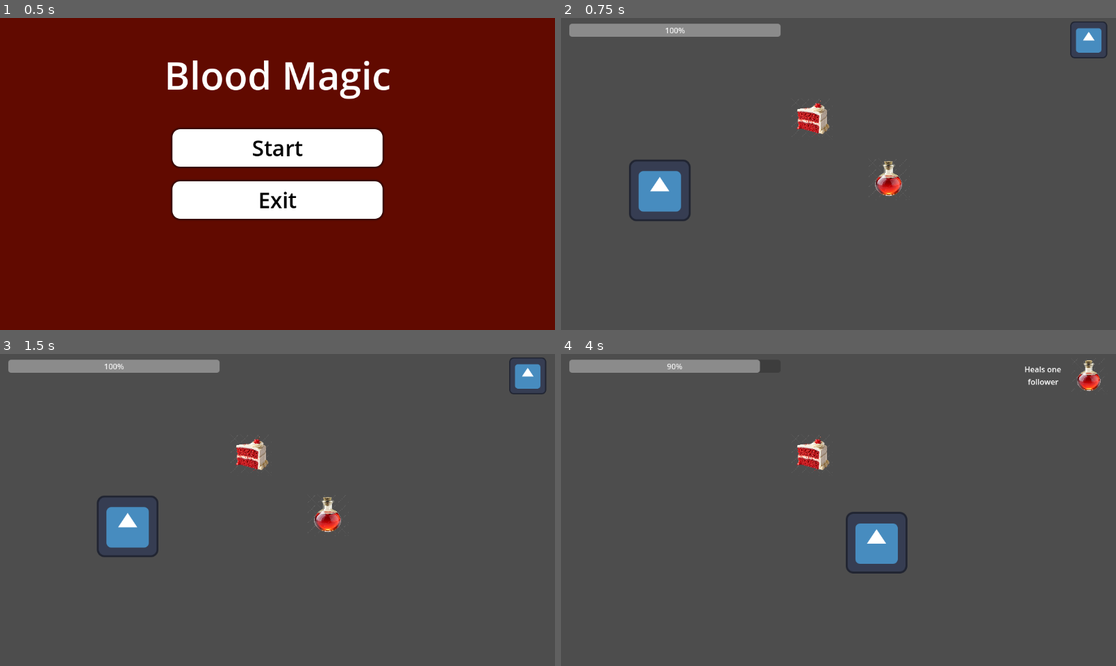
Above: before the commit, frames 1-4 (two rows, left to right).
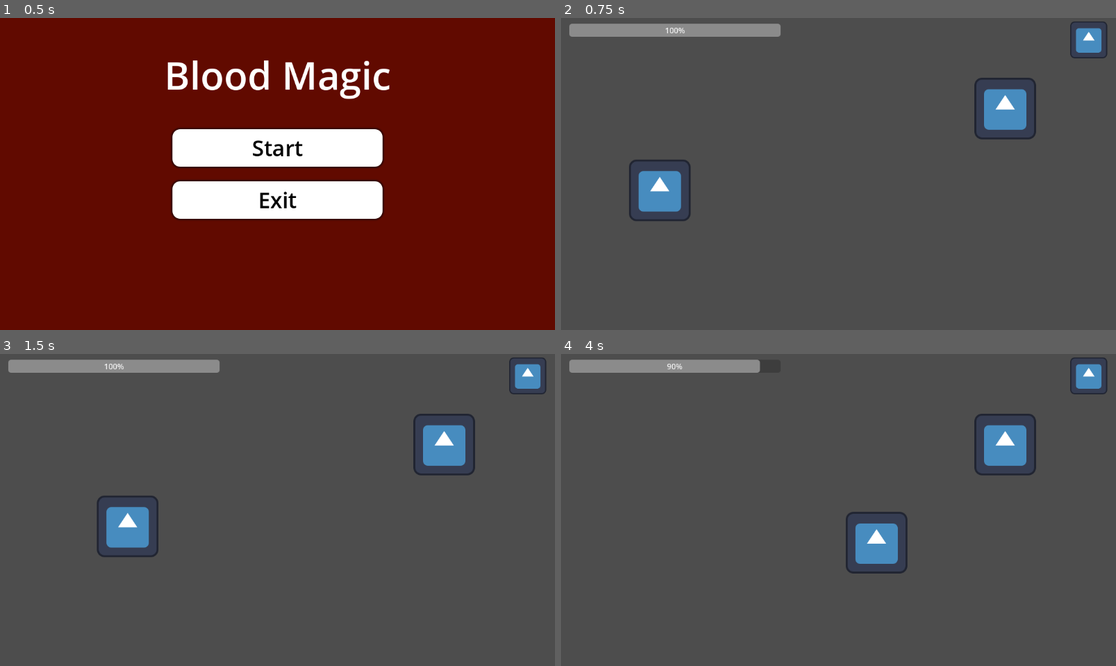
Above: after the commit, the same moments.

Repository: ckfrancois/BloodMagic
Game: Godot game, scene res://scenes/menus/main_menu.tscn
Two runs of this game, one before a commit and one after it. Both use one fixed random seed, a clock stepped at 60 frames per second and the inputs below. The engine's default icon, where the game draws it, is replaced by a stand-in: a white triangle on a blue panel in a dark square.
Inputs:
- Up to frame 1 (0.5 s): no input
- Up to frame 2 (0.75 s): click "Start" at 0.5 s
- Up to frame 3 (1.5 s): tap Enter at 1.25 s; hold Right (Right) from 1.28 s (still down); tap Space (Use Item) at 1.35 s
- Up to frame 4 (4 s): release Right (Right) at 2.03 s; hold Down (Down) 2.03-2.78 s; tap Space (Use Item) at 2.1, 2.85, 3.6 s; hold Right (Right) 2.78-3.53 s; hold Up (Up) from 3.53 s (still down)

Frame 1 is identical in both runs. In frame 2, 2.0% of the frame differs, in the area x 42-86%, y 19-58%; in frame 3, 2.0%; in frame 4, 2.4%, in the area x 42-99%, y 1-39%.

Commit message:
cultivist and nappers added

Diff:
--- a/blood-magic/assets/actions/blood_shot.tres
+++ b/blood-magic/assets/actions/blood_shot.tres
@@ -9,8 +9,5 @@
 damage = 5
 heal = 0
 recoil = 3
-damage_multiplier = 1
-heal_multiplier = 1
-recoil_reduction = 1
-base_weight = 150
+base_weight = 120
 metadata/_custom_type_script = "uid://c3ni3qnlma52i"
--- a/blood-magic/assets/actions/drain.tres
+++ b/blood-magic/assets/actions/drain.tres
@@ -9,5 +9,5 @@
 damage = 7
 heal = 0
 recoil = 0
-base_weight = 100
+base_weight = 80
 metadata/_custom_type_script = "uid://c3ni3qnlma52i"
--- a/blood-magic/assets/actions/reckless_exchange.tres
+++ b/blood-magic/assets/actions/reckless_exchange.tres
@@ -9,5 +9,5 @@
 damage = 20
 heal = 0
 recoil = 13
-base_weight = 100
+base_weight = 70
 metadata/_custom_type_script = "uid://c3ni3qnlma52i"
--- /dev/null
+++ b/blood-magic/scenes/enemy/cultistnapper.gd
@@ -0,0 +1,10 @@
+extends Node2D
+
+@export var combatActions: Array[combat]
+
+func combat_action(enemy : CharacterBody2D):
+	var rng = RandomNumberGenerator.new()
+	var weights = PackedFloat32Array([combatActions[0].base_weight, combatActions[1].base_weight, combatActions[2].base_weight])
+	return (combatActions[rng.rand_weighted(weights)])
+
+func collect_cultist():
--- /dev/null
+++ b/blood-magic/scenes/enemy/cultistnapper.tscn
@@ -0,0 +1,33 @@
+[gd_scene load_steps=8 format=3 uid="uid://enih7g5rmlb"]
+
+[ext_resource type="Script" uid="uid://3btteotqdb8p" path="res://scenes/enemy/enemy.gd" id="1_lu14u"]
+[ext_resource type="Script" uid="uid://c3ni3qnlma52i" path="res://scenes/combat.gd" id="2_tw0jv"]
+[ext_resource type="Script" uid="uid://bdowk347wgwx0" path="res://scripts/enemy/turnzone_cultist.gd" id="4_q61cg"]
+[ext_resource type="Resource" uid="uid://ikbhm5gjrl3o" path="res://assets/actions/blood_shot.tres" id="5_1h5p3"]
+[ext_resource type="Texture2D" uid="uid://mm8ik78skmd0" path="res://assets/misc/icon.svg" id="6_hqfkt"]
+[ext_resource type="PackedScene" uid="uid://bwhxbjlgkgmoy" path="res://scripts/enemy/turnzone.tscn" id="7_ggi2a"]
+
+[sub_resource type="RectangleShape2D" id="RectangleShape2D_dbke1"]
+size = Vector2(128, 132)
+
+[node name="Cultistnapper" type="Node2D"]
+script = ExtResource("1_lu14u")
+combatActions = Array[ExtResource("2_tw0jv")]([ExtResource("5_1h5p3"), ExtResource("5_1h5p3"), ExtResource("5_1h5p3")])
+
+[node name="Sprite2D" type="Sprite2D" parent="."]
+scale = Vector2(1.2, 1.2)
+texture = ExtResource("6_hqfkt")
+
+[node name="turnzone" parent="." instance=ExtResource("7_ggi2a")]
+script = ExtResource("4_q61cg")
+cultist_data = {
+"attacks": ["res://assets/actions/blood_shot.tres", "res://assets/actions/life_steal.tres", "res://assets/actions/replenish.tres", "res://assets/actions/reckless_exchange.tres"],
+"currHealth": 0,
+"maxHealth": 0,
+"name": ""
+}
+
+[node name="CollisionShape2D" type="CollisionShape2D" parent="turnzone"]
+shape = SubResource("RectangleShape2D_dbke1")
+
+[connection signal="body_entered" from="turnzone" to="turnzone" method="_on_body_entered"]
--- a/blood-magic/scenes/modes/overworld.tscn
+++ b/blood-magic/scenes/modes/overworld.tscn
@@ -1,15 +1,13 @@
-[gd_scene load_steps=13 format=3 uid="uid://cff8mhxj5v7md"]
+[gd_scene load_steps=11 format=3 uid="uid://cff8mhxj5v7md"]
 
 [ext_resource type="PackedScene" uid="uid://dbkgrxyrugllw" path="res://scenes/player/player.tscn" id="2_nyb65"]
 [ext_resource type="Script" uid="uid://def32cl786ywg" path="res://scenes/modes/hud.gd" id="3_21gn6"]
 [ext_resource type="PackedScene" uid="uid://cakansakw3rha" path="res://scenes/menus/item_slot.tscn" id="3_fkndb"]
-[ext_resource type="PackedScene" uid="uid://dwu08pukomrt1" path="res://scenes/items/temp_potion.tscn" id="7_7h67w"]
 [ext_resource type="PackedScene" uid="uid://co4lceaouqq87" path="res://scenes/rooms/level_1.tscn" id="10_6hfbt"]
 [ext_resource type="PackedScene" uid="uid://br1flxpmbw5ak" path="res://scenes/rooms/camera_2d.tscn" id="11_2kuno"]
 [ext_resource type="PackedScene" uid="uid://b7cmd2qhjnp4o" path="res://scenes/rooms/level_3.tscn" id="11_w7ab0"]
 [ext_resource type="PackedScene" uid="uid://bdvo3na0dlg2h" path="res://scenes/rooms/level_4.tscn" id="12_l70g1"]
 [ext_resource type="PackedScene" uid="uid://bxu4rsdtevblm" path="res://scenes/rooms/level_2.tscn" id="12_w7ab0"]
-[ext_resource type="PackedScene" uid="uid://cjbc5mgm7mmel" path="res://scenes/items/temp_cake.tscn" id="12_x4rsx"]
 [ext_resource type="PackedScene" uid="uid://dr8ffxsvp73mp" path="res://scenes/rooms/level_5.tscn" id="13_l70g1"]
 [ext_resource type="PackedScene" uid="uid://b50irwllqjiat" path="res://scenes/rooms/level_6.tscn" id="14_x4rsx"]
 
@@ -62,30 +60,26 @@
 vertical_alignment = 1
 autowrap_mode = 2
 
-[node name="TempPotion" parent="." instance=ExtResource("7_7h67w")]
-position = Vector2(680, 334)
-
 [node name="Player" parent="." instance=ExtResource("2_nyb65")]
 position = Vector2(205, 358)
 
 [node name="Camera2D" parent="." instance=ExtResource("11_2kuno")]
 
-[node name="Level1" parent="." instance=ExtResource("10_6hfbt")]
+[node name="Dungeon" type="Node2D" parent="."]
 
-[node name="Level2" parent="." instance=ExtResource("12_w7ab0")]
+[node name="Level1" parent="Dungeon" instance=ExtResource("10_6hfbt")]
+
+[node name="Level2" parent="Dungeon" instance=ExtResource("12_w7ab0")]
 position = Vector2(1155, -1)
 
-[node name="Level3" parent="." instance=ExtResource("11_w7ab0")]
+[node name="Level3" parent="Dungeon" instance=ExtResource("11_w7ab0")]
 position = Vector2(1175, -642)
 
-[node name="Level4" parent="." instance=ExtResource("12_l70g1")]
+[node name="Level4" parent="Dungeon" instance=ExtResource("12_l70g1")]
 position = Vector2(22, -652)
 
-[node name="Level5" parent="." instance=ExtResource("13_l70g1")]
+[node name="Level5" parent="Dungeon" instance=ExtResource("13_l70g1")]
 position = Vector2(2325, -641)
 
-[node name="Level6" parent="." instance=ExtResource("14_x4rsx")]
+[node name="Level6" parent="Dungeon" instance=ExtResource("14_x4rsx")]
 position = Vector2(2327, 6)
-
-[node name="tempCake" parent="." instance=ExtResource("12_x4rsx")]
-position = Vector2(520, 209)
--- a/blood-magic/scenes/rooms/level_1.tscn
+++ b/blood-magic/scenes/rooms/level_1.tscn
@@ -1,4 +1,6 @@
-[gd_scene load_steps=4 format=3 uid="uid://co4lceaouqq87"]
+[gd_scene load_steps=5 format=3 uid="uid://co4lceaouqq87"]
+
+[ext_resource type="PackedScene" uid="uid://bn2oryar6amqd" path="res://scenes/enemy/enemy.tscn" id="1_hnt83"]
 
 [sub_resource type="RectangleShape2D" id="RectangleShape2D_mvegh"]
 size = Vector2(1152, 90)
@@ -43,3 +45,6 @@
 [node name="CollisionShape2D" type="CollisionShape2D" parent="Wall5"]
 position = Vector2(529, 221)
 shape = SubResource("RectangleShape2D_a1jo5")
+
+[node name="enemy" parent="." instance=ExtResource("1_hnt83")]
+position = Vector2(922, 188)
--- a/blood-magic/scenes/rooms/level_2.tscn
+++ b/blood-magic/scenes/rooms/level_2.tscn
@@ -1,7 +1,8 @@
-[gd_scene load_steps=9 format=3 uid="uid://bxu4rsdtevblm"]
+[gd_scene load_steps=10 format=3 uid="uid://bxu4rsdtevblm"]
 
 [ext_resource type="PackedScene" uid="uid://bn2oryar6amqd" path="res://scenes/enemy/enemy.tscn" id="1_kpwdj"]
 [ext_resource type="PackedScene" uid="uid://dwu08pukomrt1" path="res://scenes/items/temp_potion.tscn" id="2_w1t45"]
+[ext_resource type="PackedScene" uid="uid://enih7g5rmlb" path="res://scenes/enemy/cultistnapper.tscn" id="3_w1t45"]
 
 [sub_resource type="RectangleShape2D" id="RectangleShape2D_wo1ko"]
 size = Vector2(862, 89.5)
@@ -73,3 +74,16 @@
 
 [node name="TempPotion" parent="." instance=ExtResource("2_w1t45")]
 position = Vector2(730, 516)
+
+[node name="Cultistnapper" parent="." instance=ExtResource("3_w1t45")]
+position = Vector2(958, 168)
+
+[node name="turnzone" parent="Cultistnapper" index="1"]
+cultist_data = {
+"attacks": ["res://assets/actions/blood_shot.tres", "res://assets/actions/life_steal.tres", "res://assets/actions/replenish.tres", "res://assets/actions/reckless_exchange.tres"],
+"currHealth": 7,
+"maxHealth": 7,
+"name": "cat"
+}
+
+[editable path="Cultistnapper"]
--- a/blood-magic/scenes/rooms/level_4.tscn
+++ b/blood-magic/scenes/rooms/level_4.tscn
@@ -1,7 +1,8 @@
-[gd_scene load_steps=8 format=3 uid="uid://bdvo3na0dlg2h"]
+[gd_scene load_steps=9 format=3 uid="uid://bdvo3na0dlg2h"]
 
 [ext_resource type="PackedScene" uid="uid://dwu08pukomrt1" path="res://scenes/items/temp_potion.tscn" id="1_w2080"]
 [ext_resource type="PackedScene" uid="uid://bn2oryar6amqd" path="res://scenes/enemy/enemy.tscn" id="2_207eh"]
+[ext_resource type="PackedScene" uid="uid://enih7g5rmlb" path="res://scenes/enemy/cultistnapper.tscn" id="3_207eh"]
 
 [sub_resource type="RectangleShape2D" id="RectangleShape2D_mvegh"]
 size = Vector2(1152, 90)
@@ -75,3 +76,16 @@
 
 [node name="enemy3" parent="." instance=ExtResource("2_207eh")]
 position = Vector2(299, 171)
+
+[node name="Cultistnapper" parent="." instance=ExtResource("3_207eh")]
+position = Vector2(530, 466)
+
+[node name="turnzone" parent="Cultistnapper" index="1"]
+cultist_data = {
+"attacks": ["res://assets/actions/blood_shot.tres", "res://assets/actions/life_steal.tres", "res://assets/actions/replenish.tres", "res://assets/actions/reckless_exchange.tres"],
+"currHealth": 10,
+"maxHealth": 10,
+"name": "member 3"
+}
+
+[editable path="Cultistnapper"]
--- a/blood-magic/scenes/rooms/level_5.tscn
+++ b/blood-magic/scenes/rooms/level_5.tscn
@@ -1,5 +1,6 @@
-[gd_scene load_steps=8 format=3 uid="uid://dr8ffxsvp73mp"]
+[gd_scene load_steps=9 format=3 uid="uid://dr8ffxsvp73mp"]
 
+[ext_resource type="PackedScene" uid="uid://enih7g5rmlb" path="res://scenes/enemy/cultistnapper.tscn" id="2_hvuyn"]
 [ext_resource type="PackedScene" uid="uid://bn2oryar6amqd" path="res://scenes/enemy/enemy.tscn" id="2_k0vap"]
 
 [sub_resource type="RectangleShape2D" id="RectangleShape2D_mvegh"]
@@ -44,7 +45,7 @@
 [node name="Obstacle1" type="StaticBody2D" parent="."]
 
 [node name="CollisionShape2D" type="CollisionShape2D" parent="Obstacle1"]
-position = Vector2(504, 387)
+position = Vector2(504, 366)
 shape = SubResource("RectangleShape2D_ql0it")
 
 [node name="Obstacle4" type="StaticBody2D" parent="."]
@@ -54,7 +55,7 @@
 shape = SubResource("RectangleShape2D_wqxiu")
 
 [node name="enemy" parent="." instance=ExtResource("2_k0vap")]
-position = Vector2(200, 510)
+position = Vector2(562, 173)
 
 [node name="Obstacle 2" type="StaticBody2D" parent="."]
 
@@ -67,3 +68,19 @@
 [node name="CollisionShape2D" type="CollisionShape2D" parent="Obstacle 3"]
 position = Vector2(923.625, 614)
 shape = SubResource("RectangleShape2D_5nlw1")
+
+[node name="enemy2" parent="." instance=ExtResource("2_k0vap")]
+position = Vector2(970, 276)
+
+[node name="Cultistnapper" parent="." instance=ExtResource("2_hvuyn")]
+position = Vector2(209, 497)
+
+[node name="turnzone" parent="Cultistnapper" index="1"]
+cultist_data = {
+"attacks": ["res://assets/actions/blood_shot.tres", "res://assets/actions/life_steal.tres", "res://assets/actions/replenish.tres", "res://assets/actions/reckless_exchange.tres"],
+"currHealth": 15,
+"maxHealth": 15,
+"name": "Member 4"
+}
+
+[editable path="Cultistnapper"]
--- a/blood-magic/scenes/rooms/level_6.tscn
+++ b/blood-magic/scenes/rooms/level_6.tscn
@@ -1,5 +1,6 @@
-[gd_scene load_steps=6 format=3 uid="uid://b50irwllqjiat"]
+[gd_scene load_steps=7 format=3 uid="uid://b50irwllqjiat"]
 
+[ext_resource type="PackedScene" uid="uid://enih7g5rmlb" path="res://scenes/enemy/cultistnapper.tscn" id="1_182hn"]
 [ext_resource type="PackedScene" uid="uid://bn2oryar6amqd" path="res://scenes/enemy/enemy.tscn" id="1_jokmq"]
 
 [sub_resource type="RectangleShape2D" id="RectangleShape2D_mvegh"]
@@ -40,9 +41,6 @@
 position = Vector2(579, 318)
 shape = SubResource("RectangleShape2D_ql0it")
 
-[node name="enemy" parent="." instance=ExtResource("1_jokmq")]
-position = Vector2(970, 454)
-
 [node name="Obstacle 2" type="StaticBody2D" parent="."]
 
 [node name="CollisionShape2D" type="CollisionShape2D" parent="Obstacle 2"]
@@ -54,3 +52,12 @@
 [node name="CollisionShape2D" type="CollisionShape2D" parent="Obstacle 3"]
 position = Vector2(925, 31)
 shape = SubResource("RectangleShape2D_5nlw1")
+
+[node name="Cultistnapper" parent="." instance=ExtResource("1_182hn")]
+position = Vector2(589, 461)
+
+[node name="enemy" parent="." instance=ExtResource("1_jokmq")]
+position = Vector2(897, 192)
+
+[node name="enemy2" parent="." instance=ExtResource("1_jokmq")]
+position = Vector2(309, 199)
--- /dev/null
+++ b/blood-magic/scripts/enemy/turnzone_cultist.gd
@@ -0,0 +1,21 @@
+extends Area2D
+
+@export var cultist_data := {
+	"name": "",
+	"currHealth": 0,
+	"maxHealth": 0,
+	"attacks": ["res://assets/actions/blood_shot.tres", "res://assets/actions/life_steal.tres", "res://assets/actions/replenish.tres", "res://assets/actions/reckless_exchange.tres"]}
+
+func _on_body_entered(body: CharacterBody2D) -> void:
+	print("Turn time!")
+
+	body.collectCultist(cultist_data)
+
+	var battle_scene = preload("res://scenes/modes/battle.tscn")
+	var battle_instance = battle_scene.instantiate()
+
+	get_tree().root.add_child(battle_instance)
+	battle_instance.ai = get_parent()
+	print(battle_instance.ai)
+	get_tree().current_scene.visible = false
+	get_tree().paused = true
Not shown, added: blood-magic/scenes/enemy/cultistnapper.gd.uid
Not shown, added: blood-magic/scripts/enemy/turnzone_cultist.gd.uid
